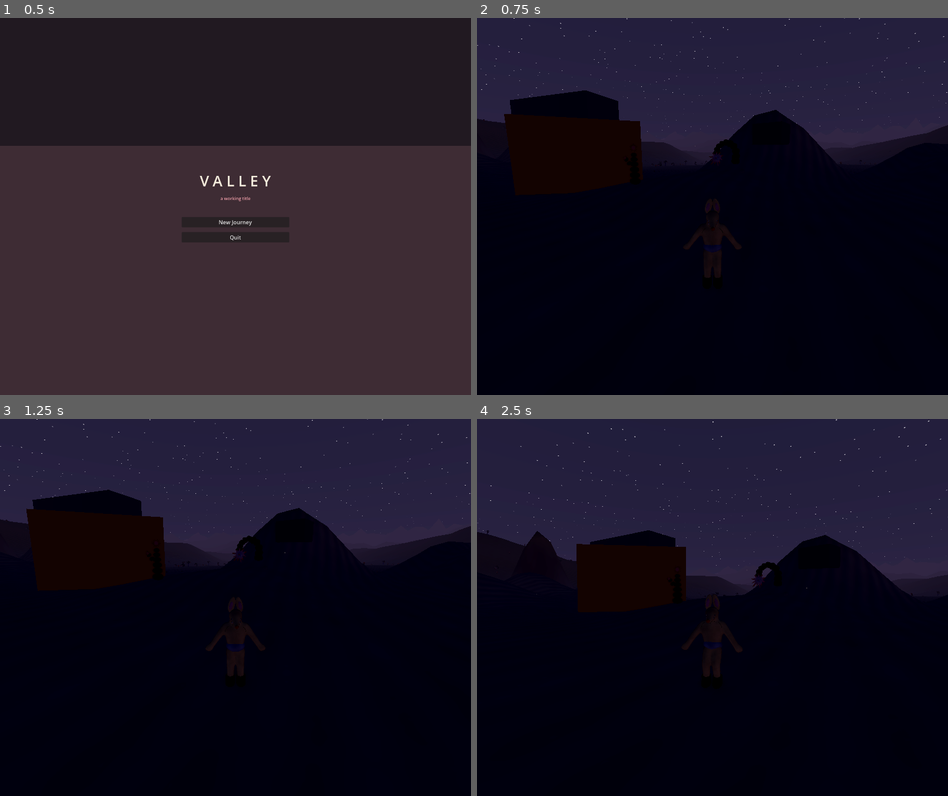
Above: before the commit, frames 1-4 (two rows, left to right).
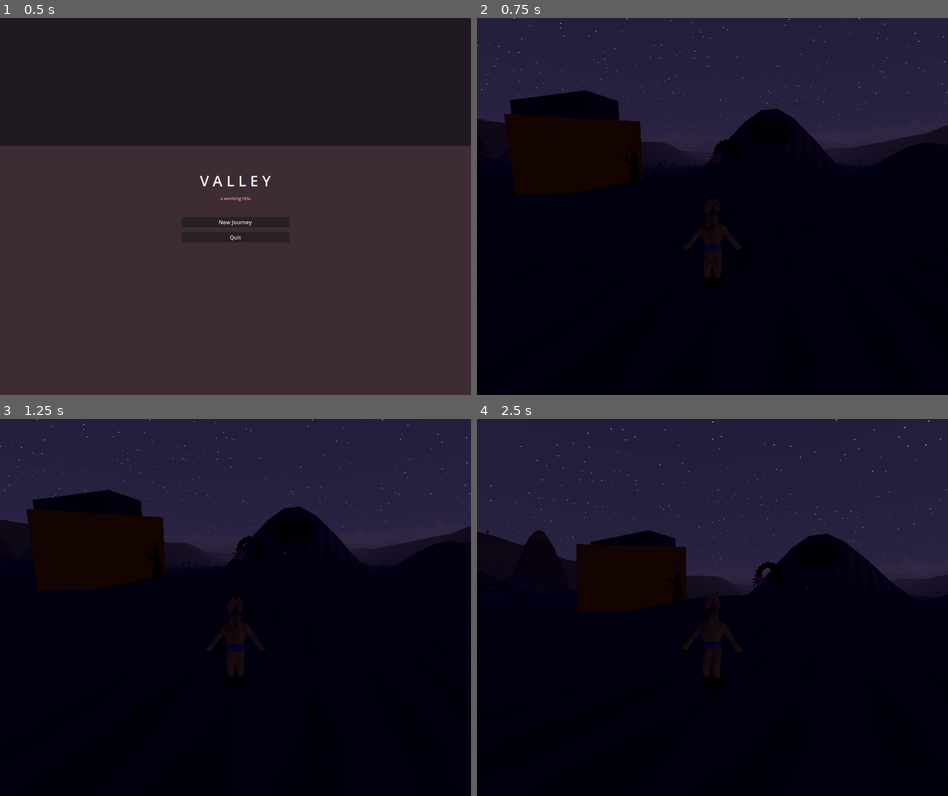
Above: after the commit, the same moments.

Repository: nicco-b/valley
Game: Godot game, scene res://game/ui/title.tscn
Two runs of this game, one before a commit and one after it. Both use one fixed random seed, a clock stepped at 60 frames per second and the inputs below.
Inputs (mouse positions are in pixels of both pictures, inside the frame that each line leads up to):
- Up to frame 1 (0.5 s): no input
- Up to frame 2 (0.75 s): click "New Journey" at 0.5 s
- Up to frame 3 (1.25 s): no input
- Up to frame 4 (2.5 s): tap Enter at 1.25 s; move the mouse to (736, 607) at 1.27 s; hold Shift (sprint) 1.28-2.03 s; hold E (god_up) from 1.28 s (still down); click (736, 607) at 1.42 s; tap Space (jump) at 1.52, 1.82, 2.27 s; move the mouse to (688, 607) at 2.02 s; tap ] (brush_bigger) at 2.1 s; tap Shift (sprint) at 2.3 s

Frame 1 is identical in both runs. In frame 2, less than 0.1% of the frame differs, in the area x 48-75%, y 24-39%; in frame 3, less than 0.1%; in frame 4, 0.2%, in the area x 3-89%, y 29-47%.

Commit message:
Real depth, real particles: the deformation ring
Why there was no depth: the terrain grid is 2.7m — there were no
vertices anywhere near a footstep to displace, so the whole effect was
a normal-shading smudge (the dark blotch). Now the 3x3 cells around the
focus rebuild at NEAR_RES 193 (~0.66m vertex grid) through the same
threaded stale-swap pipeline, promoting and demoting as you move — so
the trace displacement bends REAL geometry: footsteps press actual pits,
trails carve actual grooves, silhouettes and self-shadowing included.
Nav faces stride back to ~2.7m at any visual res (pathing never pays for
footprint fidelity) and far cells stay coarse. The fragment gradient
drops to a gentle assist since displaced geometry shades itself.

And the particles: the sand puff grows up from 6 barely-there motes to
a proper kick — 14 sprites that bloom, drift, and settle, thrown back
off the heel along your movement, drifting with the actual wind vector,
more of it at a sprint.

Co-Authored-By: Claude Fable 5 <noreply@anthropic.com>

Diff:
--- a/game/player/player.gd
+++ b/game/player/player.gd
@@ -112,15 +112,30 @@
 func _make_sand_puff() -> GPUParticles3D:
 	var mat := ParticleProcessMaterial.new()
 	mat.direction = Vector3(0, 1, 0)
-	mat.spread = 55.0
-	mat.initial_velocity_min = 0.6
-	mat.initial_velocity_max = 1.3
-	mat.gravity = Vector3(0, -3.5, 0)
-	mat.scale_min = 0.5
-	mat.scale_max = 1.0
-	mat.color = Color(0.85, 0.78, 0.64, 0.5)
+	mat.spread = 65.0
+	mat.initial_velocity_min = 0.7
+	mat.initial_velocity_max = 1.8
+	mat.gravity = Vector3(0, -2.6, 0)
+	mat.damping_min = 1.2
+	mat.damping_max = 2.2
+	mat.scale_min = 0.6
+	mat.scale_max = 1.4
+	# Grows and thins as it drifts — kicked sand blooms, then settles.
+	var scale_curve := Curve.new()
+	scale_curve.add_point(Vector2(0.0, 0.5))
+	scale_curve.add_point(Vector2(0.4, 1.0))
+	scale_curve.add_point(Vector2(1.0, 1.5))
+	var scale_tex := CurveTexture.new()
+	scale_tex.curve = scale_curve
+	mat.scale_curve = scale_tex
+	var alpha := Gradient.new()
+	alpha.set_color(0, Color(0.87, 0.79, 0.63, 0.55))
+	alpha.set_color(1, Color(0.87, 0.79, 0.63, 0.0))
+	var alpha_tex := GradientTexture1D.new()
+	alpha_tex.gradient = alpha
+	mat.color_ramp = alpha_tex
 	var quad := QuadMesh.new()
-	quad.size = Vector2(0.09, 0.09)
+	quad.size = Vector2(0.16, 0.16)
 	var draw := StandardMaterial3D.new()
 	draw.transparency = BaseMaterial3D.TRANSPARENCY_ALPHA
 	draw.shading_mode = BaseMaterial3D.SHADING_MODE_UNSHADED
@@ -128,11 +143,11 @@
 	draw.billboard_mode = BaseMaterial3D.BILLBOARD_PARTICLES
 	quad.material = draw
 	var p := GPUParticles3D.new()
-	p.amount = 6
-	p.lifetime = 0.45
+	p.amount = 14
+	p.lifetime = 0.8
 	p.one_shot = true
 	p.emitting = false
-	p.explosiveness = 0.9
+	p.explosiveness = 0.85
 	p.process_material = mat
 	p.draw_pass_1 = quad
 	p.top_level = true  # puffs stay where they were kicked
@@ -229,6 +244,13 @@
 				1.3 if Input.is_action_pressed("sprint") else 1.0)
 			if not swimming:
 				_sand_puff.global_position = global_position + Vector3(0, 0.06, 0)
+				# Sand kicks back off the heel and drifts with the wind;
+				# a sprint throws more of it.
+				var kick := -Vector3(velocity.x, 0.0, velocity.z).normalized()
+				var mat := _sand_puff.process_material as ParticleProcessMaterial
+				mat.direction = (Vector3.UP * 1.2 + kick * 0.8
+					+ Vector3(Weather.wind_dir.x, 0.0, Weather.wind_dir.y) * Weather.wind)
+				_sand_puff.amount_ratio = 1.0 if Input.is_action_pressed("sprint") else 0.6
 				_sand_puff.restart()
 				_play_footstep()
 
--- a/game/shaders/terrain.gdshader
+++ b/game/shaders/terrain.gdshader
@@ -82,7 +82,7 @@
 		float tX = texture(trace_map, trace_uv + vec2(px, 0.0)).r;
 		float tY = texture(trace_map, trace_uv + vec2(0.0, px)).r;
 		vec2 grad = vec2(tX - tC, tY - tC);
-		n.xz += grad * 10.0;
+		n.xz += grad * 4.0;  // gentle: real displaced geometry shades itself now
 		// Dry sand doesn't stain — trodden ground reads as relief and
 		// shadow, and only darkens when the ground is wet.
 		col *= 1.0 - min(tC, 1.0) * (0.035 + 0.14 * ground_wetness);
--- a/game/world/world_streamer.gd
+++ b/game/world/world_streamer.gd
@@ -8,6 +8,11 @@
 const CELL_SIZE := 128.0
 const CELLS_DIR := "res://game/world/cells"
 const TERRAIN_RES := 49  # vertices per cell side (~2.7m grid; gen is threaded)
+# Deformation ring: cells around the focus rebuild at ~0.66m vertex grid
+# so footsteps and trails press REAL geometry (the RDR2-snow read needs
+# vertices where the feet are). Nav faces and far cells stay coarse.
+const NEAR_RES := 193
+const NEAR_RING := 1  # Chebyshev radius of dense cells around the focus
 
 var load_radius := 2  # Chebyshev radius of cells kept loaded (map widens this)
 
@@ -17,7 +22,8 @@
 var _records: Dictionary = {}  # Vector2i -> container of placed-record objects
 var _pending: Dictionary = {}  # Vector2i -> path in threaded load
 var _terrain_pending: Dictionary = {}  # Vector2i -> WorkerThreadPool task id
-var _terrain_results: Array = []  # [cell, mesh, shape] built off-thread
+var _terrain_results: Array = []  # [cell, mesh, shape, navmesh, res] off-thread
+var _terrain_res: Dictionary = {}  # Vector2i -> vertex res the cell was built at
 var _results_mutex := Mutex.new()
 
 # Flora kit: [texture path, height in meters, scatter weight]
@@ -98,7 +104,7 @@
 				# Visual mesh only, built off-thread: the brush needs to
 				# see the clay move, the main thread needs to do nothing.
 				_visual_pending[c] = WorkerThreadPool.add_task(
-					_thread_visual_mesh.bind(c))
+					_thread_visual_mesh.bind(c, _terrain_res.get(c, TERRAIN_RES)))
 				_stale[c] = true
 		_dirty.clear()
 		_quiet_cooldown = 0.8
@@ -110,7 +116,7 @@
 				# Full rebuild off-thread; _drain_terrain_results swaps the
 				# cell (collision, scatter, cover, navmesh) when it lands.
 				_terrain_pending[c] = WorkerThreadPool.add_task(
-					_thread_build_terrain.bind(c))
+					_thread_build_terrain.bind(c, _terrain_res.get(c, TERRAIN_RES)))
 
 
 func _on_terrain_edited(world_rect: Rect2) -> void:
@@ -164,7 +170,14 @@
 					_add_terrain_sync(c)
 				else:
 					_terrain_pending[c] = WorkerThreadPool.add_task(
-						_thread_build_terrain.bind(c))
+						_thread_build_terrain.bind(c, _res_for(c, center)))
+			elif _terrain.has(c) and not _terrain_pending.has(c) \
+					and _terrain_res.get(c, TERRAIN_RES) != _res_for(c, center):
+				# Deformation ring moved: promote/demote through the same
+				# stale-swap pipeline (built off-thread, swapped when ready).
+				_stale[c] = true
+				_terrain_pending[c] = WorkerThreadPool.add_task(
+					_thread_build_terrain.bind(c, _res_for(c, center)))
 			if not _records.has(c) and not CellRecords.records(c).is_empty():
 				_add_records(c)
 			if _authored.has(c) and not _content.has(c) and not _pending.has(c):
@@ -180,6 +193,7 @@
 			_terrain.erase(c)
 			_mesh_instances.erase(c)
 			_stale.erase(c)
+			_terrain_res.erase(c)
 			Nav.remove_cell(c)
 	for c in _content.keys():
 		if _chebyshev(c - center) > unload_radius:
@@ -205,52 +219,62 @@
 
 ## Heavy part of cell generation, safe to run on a worker thread: builds
 ## the mesh, collision shape, and (unless deferred) baked navmesh — only
-## reads Terrain + creates resources. The navmesh gets the same triangles
-## minus anything submerged — nobody paths through the pond.
-func _build_terrain_mesh(c: Vector2i, with_nav := true, with_shape := true) -> Array:
+## reads Terrain + creates resources. res sets the visual vertex grid
+## (dense in the deformation ring, coarse beyond); nav faces are strided
+## back to ~2.7m at any res, minus anything submerged — pathing never
+## pays for footprint fidelity and nobody paths through the pond.
+func _build_terrain_mesh(c: Vector2i, with_nav := true, with_shape := true,
+		res := TERRAIN_RES) -> Array:
 	var origin := Vector3(
 		c.x * CELL_SIZE - CELL_SIZE * 0.5, 0.0, c.y * CELL_SIZE - CELL_SIZE * 0.5
 	)
-	var step := CELL_SIZE / (TERRAIN_RES - 1)
+	var step := CELL_SIZE / (res - 1)
 	var pts := PackedVector3Array()
-	pts.resize(TERRAIN_RES * TERRAIN_RES)
+	pts.resize(res * res)
 	var wet := PackedByteArray()
-	wet.resize(TERRAIN_RES * TERRAIN_RES)
+	wet.resize(res * res)
 	var st := SurfaceTool.new()
 	st.begin(Mesh.PRIMITIVE_TRIANGLES)
 	st.set_material(_ground_material)
 	st.set_smooth_group(0)
-	for iz in TERRAIN_RES:
-		for ix in TERRAIN_RES:
+	for iz in res:
+		for ix in res:
 			var wx := origin.x + ix * step
 			var wz := origin.z + iz * step
 			var y := Terrain.height(wx, wz)
-			var i := iz * TERRAIN_RES + ix
+			var i := iz * res + ix
 			pts[i] = Vector3(ix * step, y, iz * step)
 			if with_nav:
 				wet[i] = 1 if y < Terrain.water_surface(wx, wz) - 0.05 else 0
 			st.set_uv(Vector2(wx, wz) * 0.05)
 			st.add_vertex(pts[i])
-	var faces := PackedVector3Array()
-	for iz in TERRAIN_RES - 1:
-		for ix in TERRAIN_RES - 1:
-			var i := iz * TERRAIN_RES + ix
+	for iz in res - 1:
+		for ix in res - 1:
+			var i := iz * res + ix
 			st.add_index(i)
 			st.add_index(i + 1)
-			st.add_index(i + TERRAIN_RES)
+			st.add_index(i + res)
 			st.add_index(i + 1)
-			st.add_index(i + TERRAIN_RES + 1)
-			st.add_index(i + TERRAIN_RES)
-			if not with_nav:
-				continue
-			if wet[i] == 0 and wet[i + 1] == 0 and wet[i + TERRAIN_RES] == 0:
-				faces.append(pts[i])
-				faces.append(pts[i + 1])
-				faces.append(pts[i + TERRAIN_RES])
-			if wet[i + 1] == 0 and wet[i + TERRAIN_RES + 1] == 0 and wet[i + TERRAIN_RES] == 0:
-				faces.append(pts[i + 1])
-				faces.append(pts[i + TERRAIN_RES + 1])
-				faces.append(pts[i + TERRAIN_RES])
+			st.add_index(i + res + 1)
+			st.add_index(i + res)
+	var faces := PackedVector3Array()
+	if with_nav:
+		var stride := maxi(1, (res - 1) / (TERRAIN_RES - 1))
+		var quads := (res - 1) / stride
+		for iz in quads:
+			for ix in quads:
+				var a := (iz * stride) * res + ix * stride
+				var b := a + stride
+				var d := a + stride * res
+				var e := d + stride
+				if wet[a] == 0 and wet[b] == 0 and wet[d] == 0:
+					faces.append(pts[a])
+					faces.append(pts[b])
+					faces.append(pts[d])
+				if wet[b] == 0 and wet[e] == 0 and wet[d] == 0:
+					faces.append(pts[b])
+					faces.append(pts[e])
+					faces.append(pts[d])
 	st.generate_normals()
 	var mesh := st.commit()
 	var navmesh: NavigationMesh = Nav.bake_navmesh(faces) if with_nav else null
@@ -258,11 +282,17 @@
 	return [mesh, shape, navmesh]
 
 
-func _thread_build_terrain(c: Vector2i) -> void:
-	var built := _build_terrain_mesh(c)
+func _thread_build_terrain(c: Vector2i, res: int) -> void:
+	var built := _build_terrain_mesh(c, true, true, res)
 	_results_mutex.lock()
-	_terrain_results.append([c, built[0], built[1], built[2]])
+	_terrain_results.append([c, built[0], built[1], built[2], res])
 	_results_mutex.unlock()
+
+
+## The vertex resolution a cell wants: dense inside the deformation ring,
+## coarse beyond.
+func _res_for(c: Vector2i, center: Vector2i) -> int:
+	return NEAR_RES if _chebyshev(c - center) <= NEAR_RING else TERRAIN_RES
 
 
 func _drain_terrain_results() -> void:
@@ -285,17 +315,18 @@
 			_stale.erase(c)
 		if _chebyshev(c - _player_cell()) > load_radius + 1:
 			continue  # streamed past it while building; let it lapse
-		_finish_terrain(c, r[1], r[2], r[3])
+		_finish_terrain(c, r[1], r[2], r[3], r[4])
 
 
 func _add_terrain_sync(c: Vector2i) -> void:
-	var built := _build_terrain_mesh(c)
-	_finish_terrain(c, built[0], built[1], built[2])
+	var res := _res_for(c, _player_cell())
+	var built := _build_terrain_mesh(c, true, true, res)
+	_finish_terrain(c, built[0], built[1], built[2], res)
 
 
 ## Mesh-only rebuild for live sculpt feedback, off the main thread.
-func _thread_visual_mesh(c: Vector2i) -> void:
-	var built := _build_terrain_mesh(c, false, false)
+func _thread_visual_mesh(c: Vector2i, res: int) -> void:
+	var built := _build_terrain_mesh(c, false, false, res)
 	_results_mutex.lock()
 	_visual_results.append([c, built[0]])
 	_results_mutex.unlock()
@@ -316,7 +347,8 @@
 
 
 func _finish_terrain(c: Vector2i, mesh: ArrayMesh, shape: Shape3D,
-		navmesh: NavigationMesh) -> void:
+		navmesh: NavigationMesh, res := TERRAIN_RES) -> void:
+	_terrain_res[c] = res
 	var origin := Vector3(
 		c.x * CELL_SIZE - CELL_SIZE * 0.5, 0.0, c.y * CELL_SIZE - CELL_SIZE * 0.5
 	)
